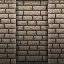
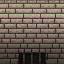
Layered file, before and after one edit (64×64). Changes by layer:
renamed "Group 1" to "Details", showed the group it (6 layers) over box(0, 0, 59, 64)
added group "Bars" with 2 layers in group "Details" over box(0, 48, 59, 64)
added layer "bars" in group "Bars" over box(17, 48, 50, 64)
added layer "bar_hole" in group "Bars" over box(0, 48, 59, 64)
hid "Layer 3" over box(13, 0, 51, 64)
painted on "Layer 1" over box(28, 24, 36, 27)
